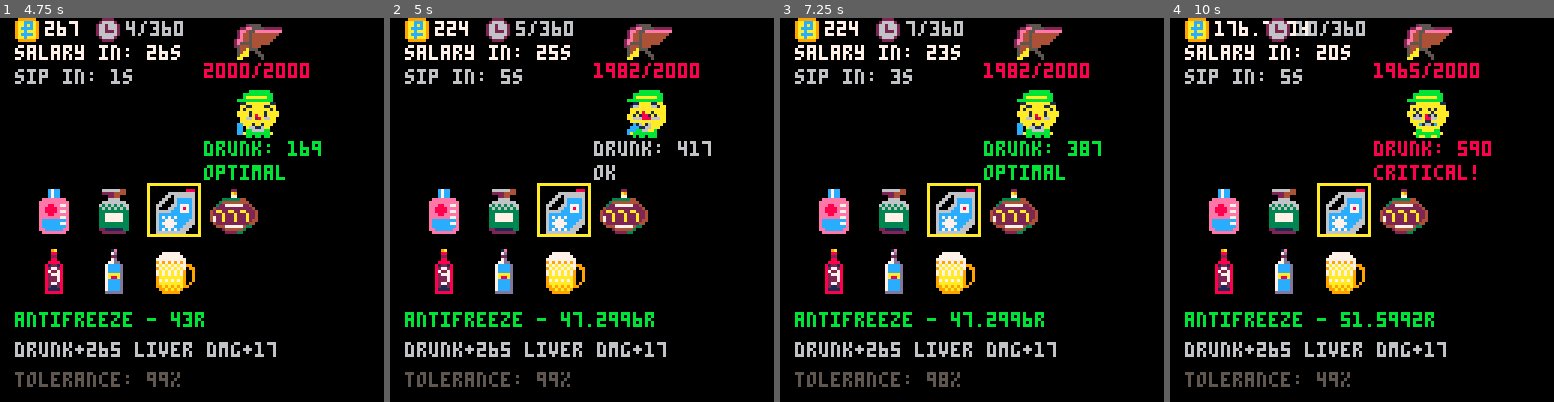
Above: before the commit, frames 1-4 (left to right).
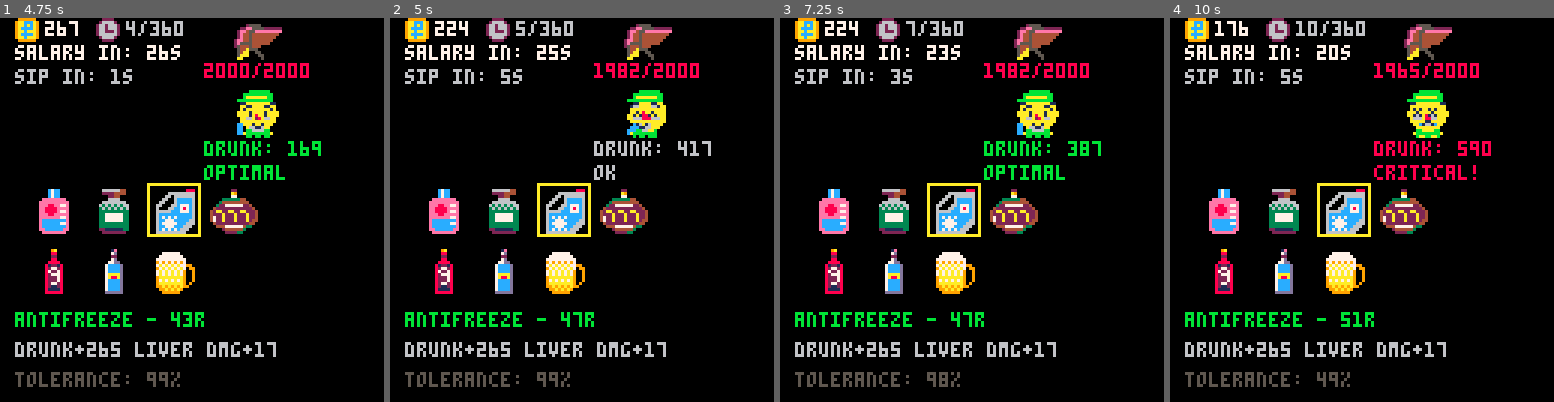
Above: after the commit, the same moments.

Repository: fritzlolpro/picopico
Game: PICO-8 cartridge carts/drunk.p8
Two runs of this game, one before a commit and one after it. Both use one fixed random seed, a clock stepped at 60 frames per second and the inputs below.
Inputs:
- Up to frame 1 (4.75 s): tap X (X key) at 0.33, 1.07, 1.85, 2.97, 4.08 s; hold Right 1.6-2.1 s; hold Up 2.15-2.42 s; hold Right 2.47-3.03 s; hold Left 3.08-3.58 s; hold Down 3.63-3.97 s; hold Right 4.02-4.68 s; hold Up from 4.73 s (still down)
- Up to frame 2 (5 s): keep holding Up
- Up to frame 3 (7.25 s): release Up at 5.03 s; hold Left 5.08-5.68 s; tap X (X key) at 5.2, 6.32 s; hold Down 5.73-6.03 s; hold Right 6.08-6.58 s; hold Right 6.63-7.13 s; hold Up from 7.18 s (still down)
- Up to frame 4 (10 s): tap X (X key) at 7.43, 8.55, 9.67 s; release Up at 7.45 s; hold Right 7.5-8.07 s; hold Left 8.12-8.62 s; hold Down 8.67-9 s; hold Right 9.05-9.72 s; hold Up from 9.77 s (still down)

Frame 1 is identical in both runs. In frame 2, 0.4% of the frame differs, in the area x 50-69%, y 76-81%; in frame 3, 0.4%; in frame 4, 0.5%, in the area x 21-69%, y 0-81%.

Commit message:
Fix money and drink price display by applying floor function for integer representation

Diff:
--- a/carts/drunk.p8
+++ b/carts/drunk.p8
@@ -1053,7 +1053,7 @@
     -- Main information
     local money_id = 52
     spr(money_id, 5, first_row_sprite_y)
-    print(money, 15, first_row_text_y, 7)
+    print(flr(money), 15, first_row_text_y, 7)
 
     -- Salary countdown
     local time_to_salary = salary_frequency - (total_seconds % salary_frequency)
@@ -1221,7 +1221,7 @@
     -- Show selected drink info below sprites
     local drink = drinks[selected_drink_index]
     local color = money >= drink.price and 11 or 8
-    print(drink.name .. " - " .. drink.price .. "r", 5, drink_info_y, color)
+    print(drink.name .. " - " .. flr(drink.price) .. "r", 5, drink_info_y, color)
     print("drunk+" .. drink.intoxication .. " liver dmg+" .. drink.liver_damage, 5, drink_info_y + 10, 6)
 
     -- Efficiency progression
